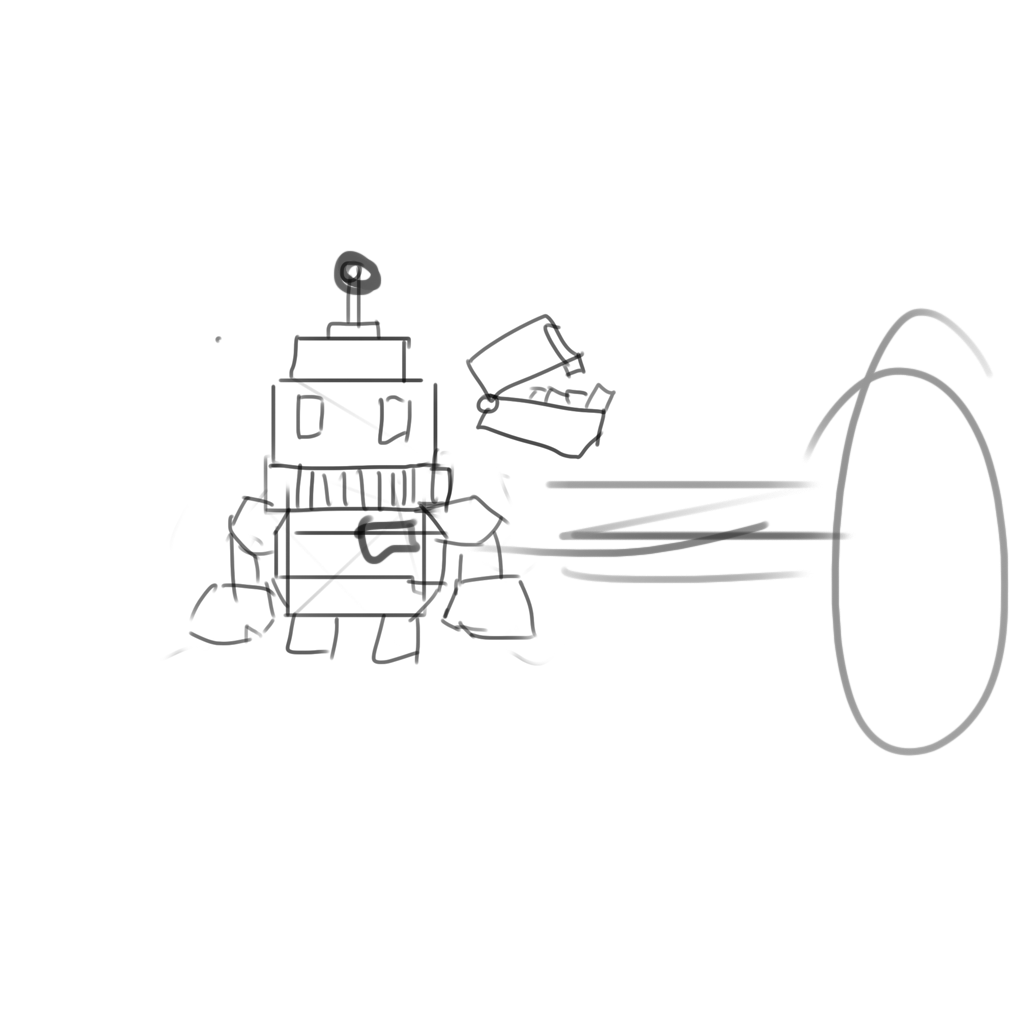
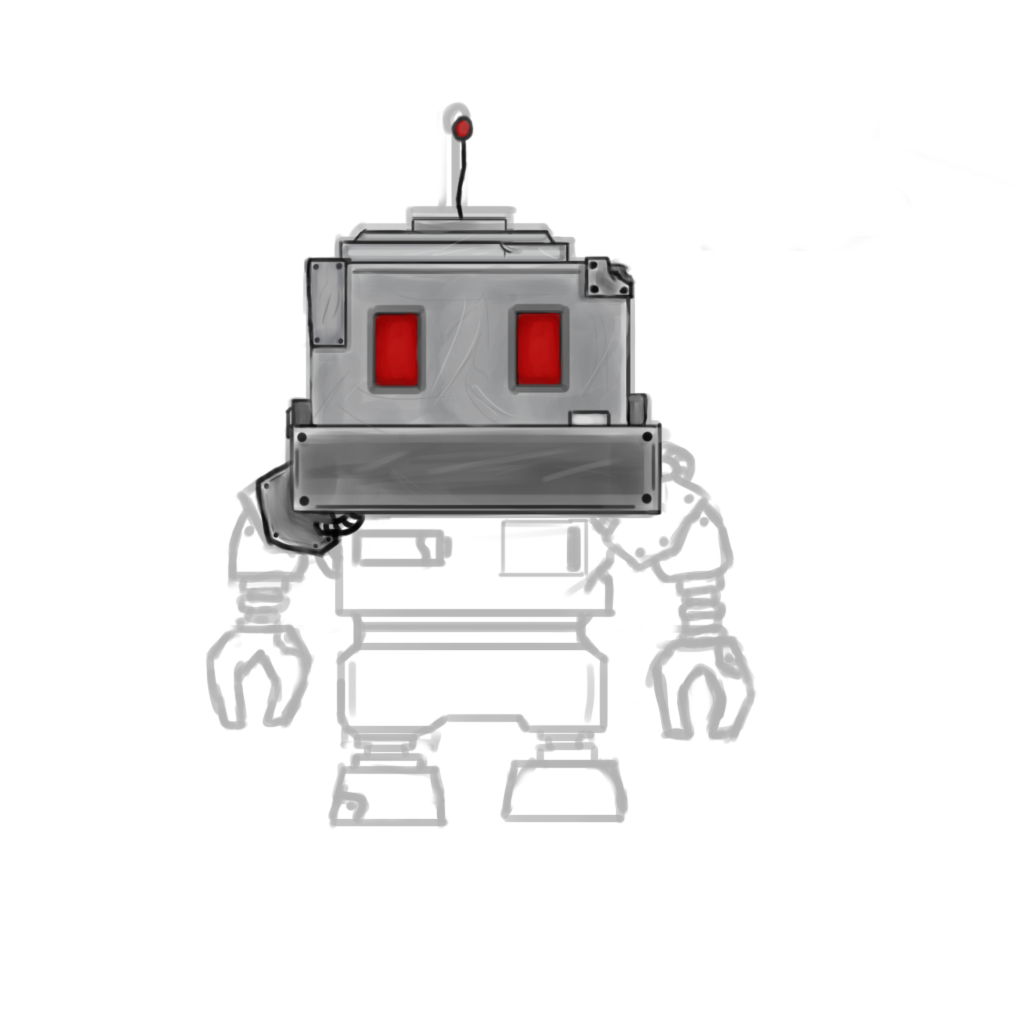
Layer changes from the first (1024, 1024) image to the second:
added layer "Layer 6" above "Layer 4" over left=253, top=114, right=673, bottom=559
added layer "Layer 4" (30%) above "Layer 0" over left=204, top=101, right=1009, bottom=829
hid "Layer 0", opacity 100% → 69%, painted on it over left=163, top=101, right=1009, bottom=829
added layer "Layer 5" over left=163, top=101, right=1009, bottom=829
